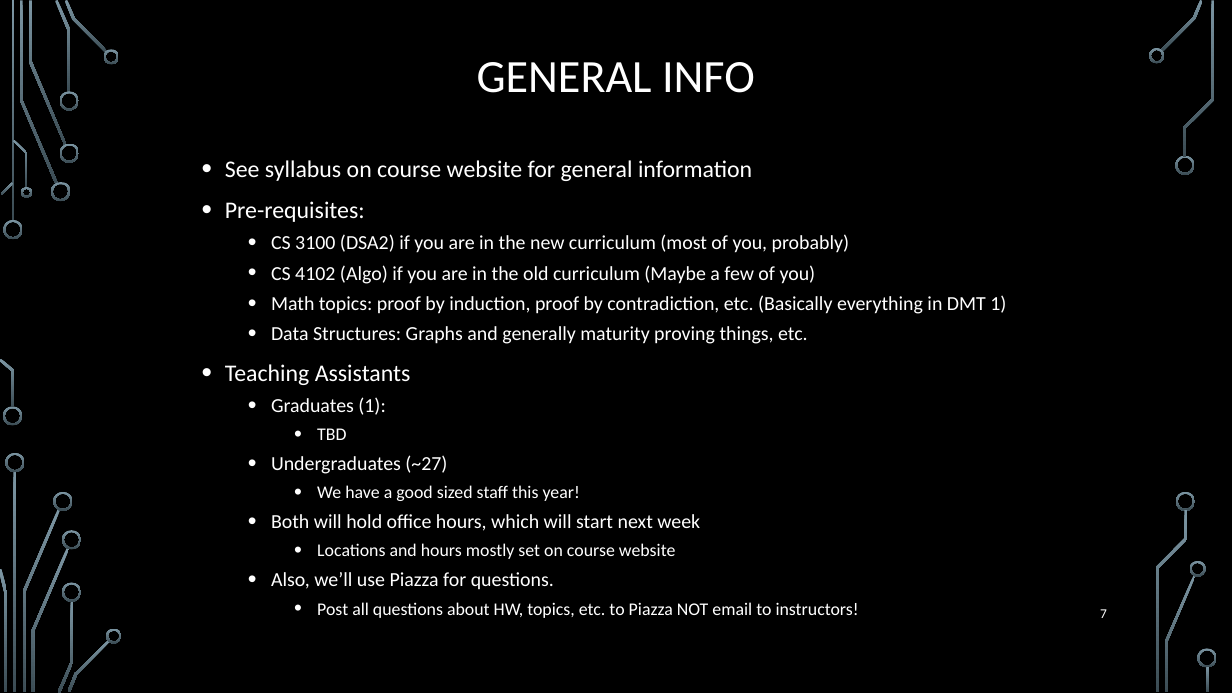
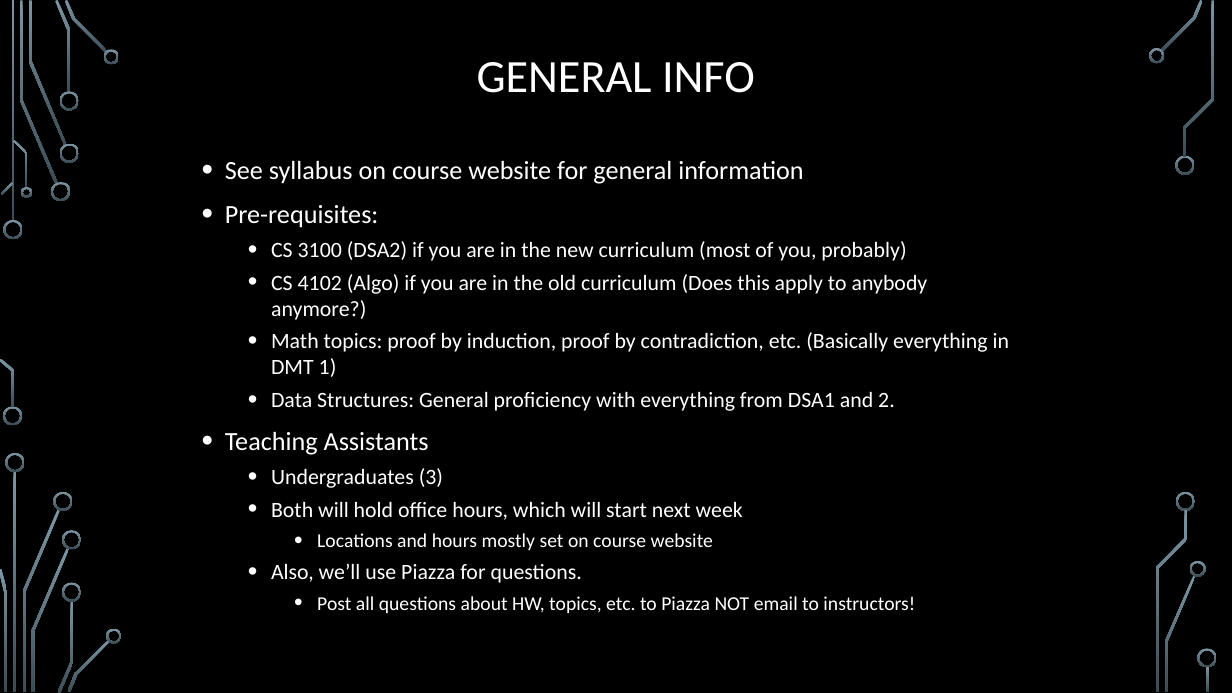
Before and after one commit to janiceeguo/advAlgo, a slide deck: slide 7 of slides/00-CourseIntroduction.pptx. Drawn at 1232x693 pixels with LibreOffice and Linux fonts; fonts in the diff are those of the drawing; background and template pictures are left out. Boxes give left, top, right and bottom in pixels: in the first picture for what was removed or moved away, otherwise in the second. Text is boxed around its words. In the diff, an @@ line names an element or a change of style, - is before the commit and + after.

Commit message:
course intro

```diff
--- a/slides/00-CourseIntroduction.pptx
+++ b/slides/00-CourseIntroduction.pptx
@@ text at <box>225,160,1009,613</box>: size 18.6 to 20.4 pt in "See syllabus on course website for general ...", "Pre-requisites:", "Teaching Assistants"; size 15.5 to 17 pt in "CS 3100 (DSA2) if you are in ...", "Math topics: proof by induction, proof by ...", "Both will hold office hours, which will ...", "Also, we’ll use Piazza for questions."; size 13.9 to 15.3 pt in "Locations and hours mostly set on course ...", "Post all questions about HW, topics, etc. ..." @@
@@ text at <box>271,274,928,320</box>: text changed; size 15.5 to 17 pt @@
-  • CS 4102 (Algo) if you are in the old curriculum (Maybe a few of you)
+  • CS 4102 (Algo) if you are in the old curriculum (Does this apply to anybody anymore?)
@@ text at <box>271,392,895,411</box>: text changed; size 15.5 to 17 pt @@
-  • Data Structures: Graphs and generally maturity proving things, etc.
+  • Data Structures: General proficiency with everything from DSA1 and 2.
@@ text at <box>271,468,443,488</box>: text changed; size 13.9 to 17 pt @@
-  • Graduates (1):
-    • TBD
-  • Undergraduates (~27)
-    • We have a good sized staff this year!
+  • Undergraduates (3)
@@ page number removed at <box>1100,609,1107,618</box> @@
-7
```
Also in this commit, not shown: 11 other slides changed, 12 slides added, 17 slides removed, 2 other files.
